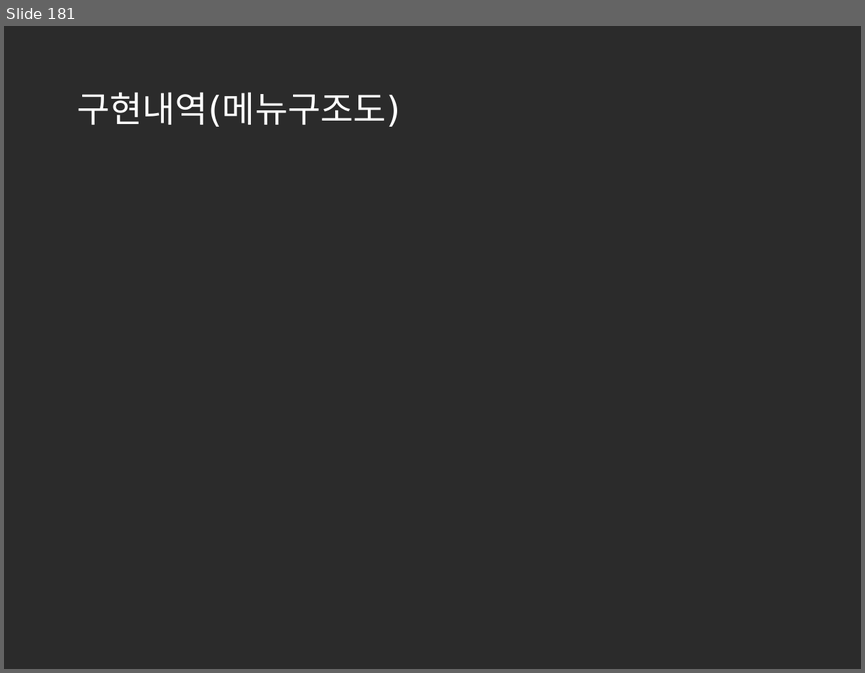
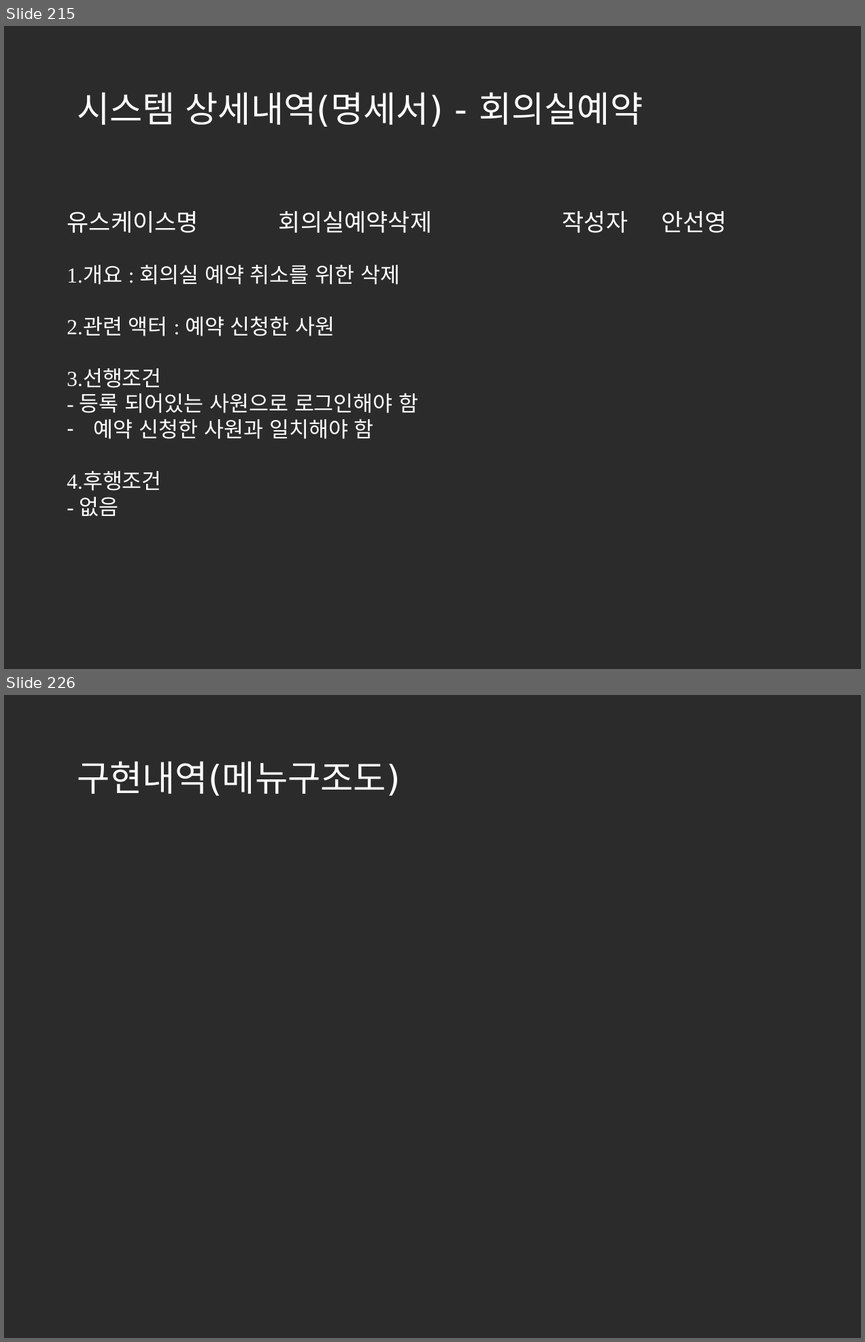
Before and after one commit to korea600/useful, a slide deck: Useful/UML/Presentation/useful_ppt_초안(수정중).pptx. Shown one above the other, each under a label of ours: slide 181 before the commit, slides 215 and 226 after it; the slides between them are not shown. The pictures are 865x673 and 865x1342 pixels, drawn with LibreOffice and Linux fonts; fonts in the diff are those of the drawing; background and template pictures are left out; a plain dark background stands for a picture behind light text. Boxes give left, top, right and bottom in pixels: in the first picture for what was removed or moved away, otherwise in the second. Text is boxed around its words. In the diff, an @@ line names an element or a change of style, - is before the commit and + after.

Commit message:
명세서 완료

```diff
--- a/Useful/UML/Presentation/useful_ppt_초안(수정중).pptx
+++ b/Useful/UML/Presentation/useful_ppt_초안(수정중).pptx
@@ slide 215 added at bbox=[4, 26, 861, 669], background picture (left out) @@
@@ title added at bbox=[77, 92, 643, 127], 30 pt, text #FFFFFF @@
+시스템 상세내역(명세서) - 회의실예약
@@ text added at bbox=[67, 211, 727, 233], 20 pt, text #FFFFFF @@
+유스케이스명 회의실예약삭제 작성자 안선영
@@ text added at bbox=[67, 265, 419, 516], 18 pt, text #FFFFFF @@
+1.개요 : 회의실 예약 취소를 위한 삭제
+2.관련 액터 : 예약 신청한 사원
+3.선행조건
+- 등록 되어있는 사원으로 로그인해야 함
+– 예약 신청한 사원과 일치해야 함
+4.후행조건
+- 없음
@@ what was slide 181 is now slide 226 @@
```
Also in this commit, not shown: 1 slide changed, 44 other slides added, 7 slides removed.
